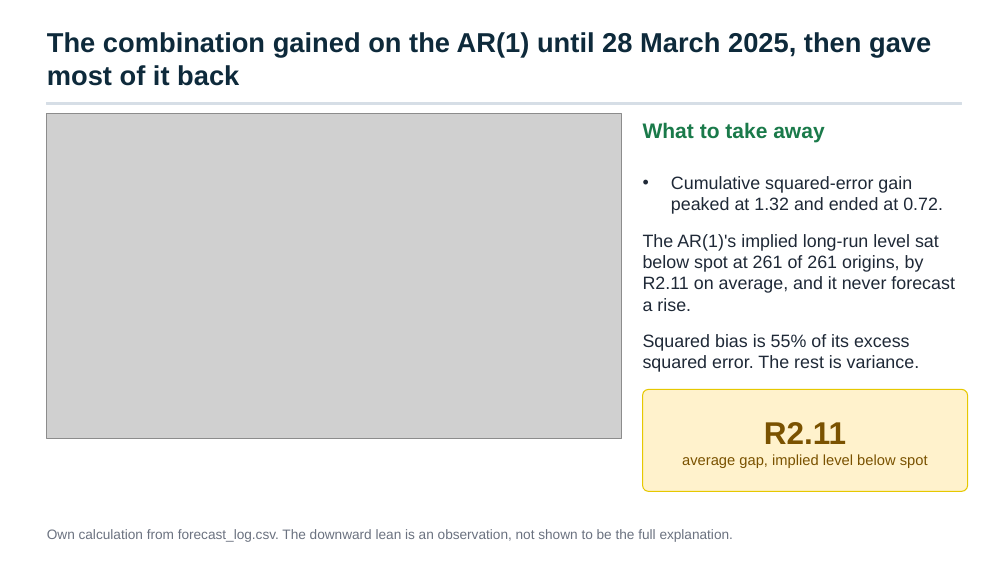
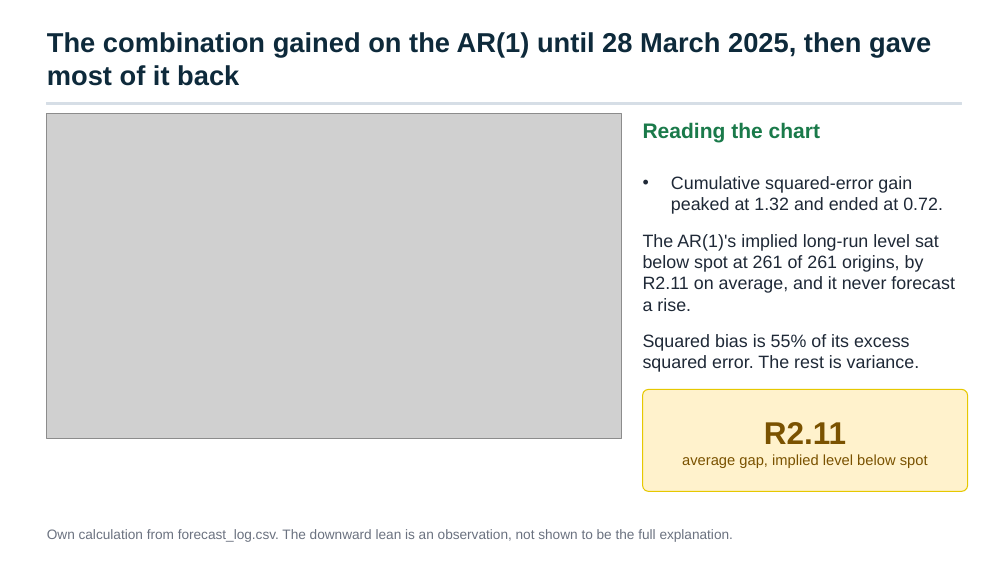
Before and after one commit to Aakashanil67/usdzar-forecasting, a slide deck: slide 4 of reports/presentation.pptx. Drawn at 1008x567 pixels with LibreOffice and Linux fonts; fonts in the diff are those of the drawing; grey boxes stand for pictures. Boxes give left, top, right and bottom in pixels: in the first picture for what was removed or moved away, otherwise in the second. Text is boxed around its words. In the diff, an @@ line names an element or a change of style, - is before the commit and + after.

```diff
--- a/reports/presentation.pptx
+++ b/reports/presentation.pptx
@@ text at bbox=[643, 122, 820, 142]: text changed @@
-What to take away
+Reading the chart
```
Also in this commit, not shown: 5 other slides changed, 22 other files.
